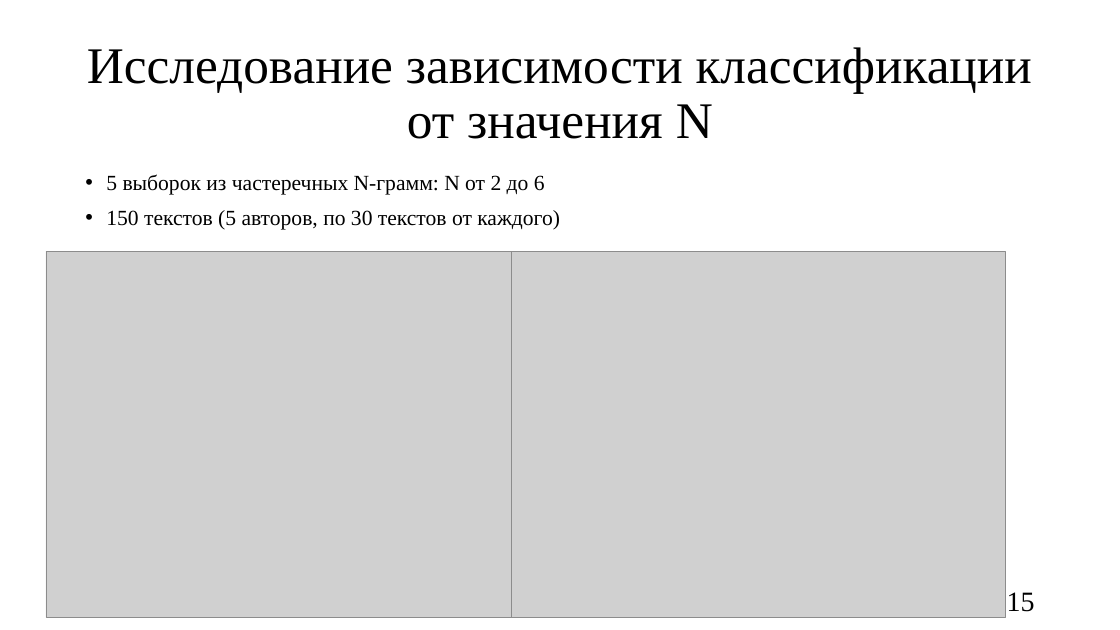
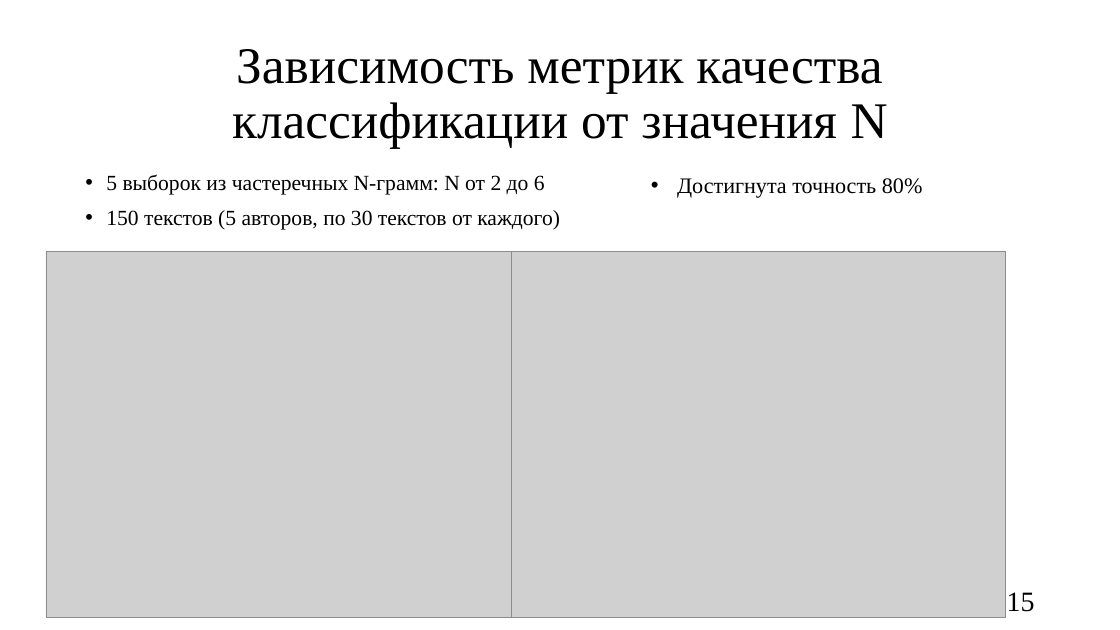
Before and after one commit to oljakon/bachelor-degree, a slide deck: slide 15 of РПЗ/презентация_Кондрашова.pptx. Drawn at 1120x630 pixels with LibreOffice and Linux fonts; fonts in the diff are those of the drawing; grey boxes stand for pictures. Boxes give left, top, right and bottom in pixels: in the first picture for what was removed or moved away, otherwise in the second. Text is boxed around its words. In the diff, an @@ line names an element or a change of style, - is before the commit and + after.

```diff
--- a/РПЗ/презентация_Кондрашова.pptx
+++ b/РПЗ/презентация_Кондрашова.pptx
@@ title at <box>232,49,888,149</box>: text changed @@
-Исследование зависимости классификации от значения N
+Зависимость метрик качества классификации от значения N
@@ text added at <box>677,178,923,198</box>, 19 pt, text #000000 @@
+• Достигнута точность 80%
```
Also in this commit, not shown: 11 other slides changed, 7 other files.
